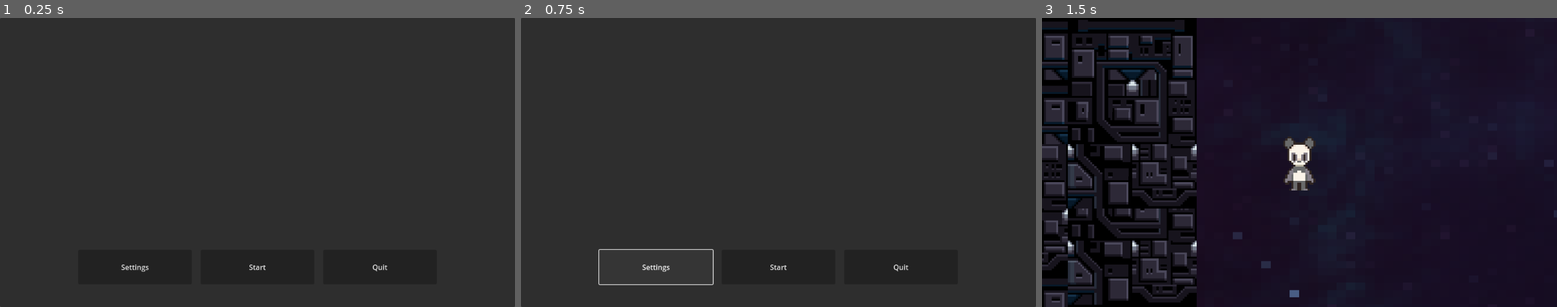
Above: before the commit, frames 1-3 (left to right).
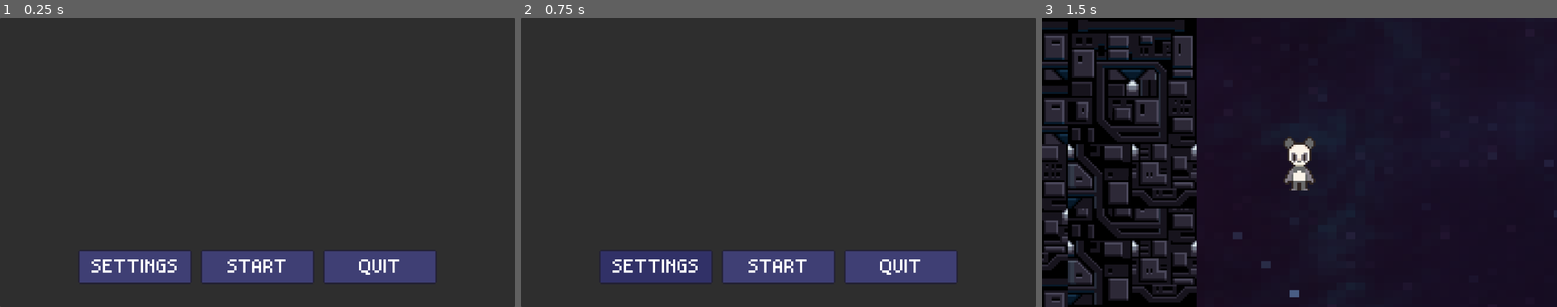
Above: after the commit, the same moments.

Repository: itsbeesfan/giftbox-project
Game: Godot game, scene res://scenes/start_screen.tscn
Two runs of this game, one before a commit and one after it. Both use one fixed random seed, a clock stepped at 60 frames per second and the inputs below.
Inputs:
- Up to frame 1 (0.25 s): no input
- Up to frame 2 (0.75 s): click "Settings" (after the commit: "SETTINGS") at 0.5 s
- Up to frame 3 (1.5 s): click "Start" (after the commit: "START") at 1.25 s

The runs differ from the first frame. In frame 1, 7.1% of the frame differs, in the area x 15-85%, y 80-92%; in frame 2, 7.3%, in the area x 15-85%, y 79-93%; in frame 3, nothing differs.

Commit message:
add button custom styling!
merry christmas!

Diff:
--- a/giftbox-project-insides/scenes/note_window.tscn
+++ b/giftbox-project-insides/scenes/note_window.tscn
@@ -4,7 +4,14 @@
 [ext_resource type="FontFile" uid="uid://bklgmiflftow0" path="res://fonts/aseprite.otf" id="2_qpr4w"]
 
 [node name="note_window" type="CanvasLayer"]
-visible = false
+
+[node name="Panel" type="Panel" parent="."]
+modulate = Color(1, 1, 1, 0.5294118)
+anchors_preset = 15
+anchor_right = 1.0
+anchor_bottom = 1.0
+grow_horizontal = 2
+grow_vertical = 2
 
 [node name="TextureRect" type="TextureRect" parent="."]
 offset_left = 327.0
--- a/giftbox-project-insides/scenes/start_screen.tscn
+++ b/giftbox-project-insides/scenes/start_screen.tscn
@@ -1,6 +1,10 @@
-[gd_scene load_steps=2 format=3 uid="uid://cfkpyhgpwrppw"]
+[gd_scene load_steps=6 format=3 uid="uid://cfkpyhgpwrppw"]
 
 [ext_resource type="Script" uid="uid://o5u7xm06ko0o" path="res://scripts/start_screen.gd" id="1_tx5wa"]
+[ext_resource type="Texture2D" uid="uid://c6y5r15qe5axe" path="res://sprites/button-normal.png" id="2_r2jwc"]
+[ext_resource type="Texture2D" uid="uid://c5uugew4wdbgy" path="res://sprites/button-pressed.png" id="3_hm208"]
+[ext_resource type="Texture2D" uid="uid://bpnnxgvwgpi4" path="res://sprites/button-hovered.png" id="4_5pab1"]
+[ext_resource type="FontFile" uid="uid://bklgmiflftow0" path="res://fonts/aseprite.otf" id="5_hm208"]
 
 [node name="StartScreen" type="Control"]
 layout_mode = 3
@@ -31,7 +35,7 @@
 grow_horizontal = 2
 grow_vertical = 2
 
-[node name="Start" type="Button" parent="."]
+[node name="Start" type="TextureButton" parent="."]
 layout_mode = 1
 anchors_preset = -1
 anchor_left = 0.5
@@ -44,9 +48,29 @@
 offset_bottom = 38.42395
 grow_horizontal = 2
 grow_vertical = 0
-text = "Start"
+texture_normal = ExtResource("2_r2jwc")
+texture_pressed = ExtResource("3_hm208")
+texture_hover = ExtResource("4_5pab1")
 
-[node name="Quit" type="Button" parent="."]
+[node name="Label" type="Label" parent="Start"]
+layout_mode = 1
+anchors_preset = 8
+anchor_left = 0.5
+anchor_top = 0.5
+anchor_right = 0.5
+anchor_bottom = 0.5
+offset_left = -82.5
+offset_top = -17.5
+offset_right = 82.5
+offset_bottom = 17.5
+grow_horizontal = 2
+grow_vertical = 2
+theme_override_fonts/font = ExtResource("5_hm208")
+theme_override_font_sizes/font_size = 35
+text = "START"
+horizontal_alignment = 1
+
+[node name="Quit" type="TextureButton" parent="."]
 layout_mode = 1
 anchors_preset = -1
 anchor_left = 0.73800004
@@ -59,9 +83,29 @@
 offset_bottom = 38.42395
 grow_horizontal = 2
 grow_vertical = 0
-text = "Quit"
+texture_normal = ExtResource("2_r2jwc")
+texture_pressed = ExtResource("3_hm208")
+texture_hover = ExtResource("4_5pab1")
 
-[node name="Settings" type="Button" parent="."]
+[node name="Label" type="Label" parent="Quit"]
+layout_mode = 1
+anchors_preset = 8
+anchor_left = 0.5
+anchor_top = 0.5
+anchor_right = 0.5
+anchor_bottom = 0.5
+offset_left = -82.5
+offset_top = -17.5
+offset_right = 82.5
+offset_bottom = 17.5
+grow_horizontal = 2
+grow_vertical = 2
+theme_override_fonts/font = ExtResource("5_hm208")
+theme_override_font_sizes/font_size = 35
+text = "QUIT"
+horizontal_alignment = 1
+
+[node name="Settings" type="TextureButton" parent="."]
 layout_mode = 1
 anchors_preset = -1
 anchor_left = 0.26200002
@@ -74,7 +118,27 @@
 offset_bottom = 38.42395
 grow_horizontal = 2
 grow_vertical = 0
-text = "Settings"
+texture_normal = ExtResource("2_r2jwc")
+texture_pressed = ExtResource("3_hm208")
+texture_hover = ExtResource("4_5pab1")
+
+[node name="Label" type="Label" parent="Settings"]
+layout_mode = 1
+anchors_preset = 8
+anchor_left = 0.5
+anchor_top = 0.5
+anchor_right = 0.5
+anchor_bottom = 0.5
+offset_left = -82.5
+offset_top = -17.5
+offset_right = 82.5
+offset_bottom = 17.5
+grow_horizontal = 2
+grow_vertical = 2
+theme_override_fonts/font = ExtResource("5_hm208")
+theme_override_font_sizes/font_size = 35
+text = "SETTINGS"
+horizontal_alignment = 1
 
 [connection signal="pressed" from="Start" to="." method="_on_start_pressed"]
 [connection signal="pressed" from="Quit" to="." method="_on_quit_pressed"]
Binary file added: giftbox-project-insides/sprites/button-hovered.png
Not shown, added: giftbox-project-insides/sprites/button-hovered.png.import
Binary file added: giftbox-project-insides/sprites/button-normal.png
Not shown, added: giftbox-project-insides/sprites/button-normal.png.import
Binary file added: giftbox-project-insides/sprites/button-pressed.png
Not shown, added: giftbox-project-insides/sprites/button-pressed.png.import
